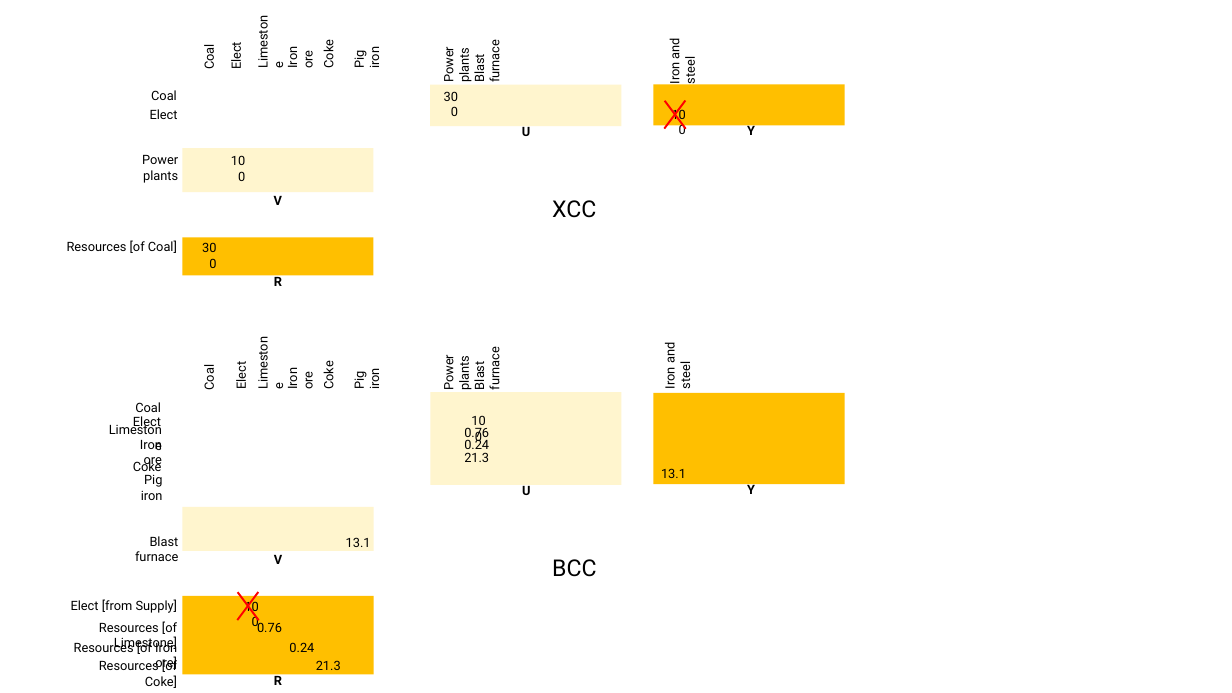
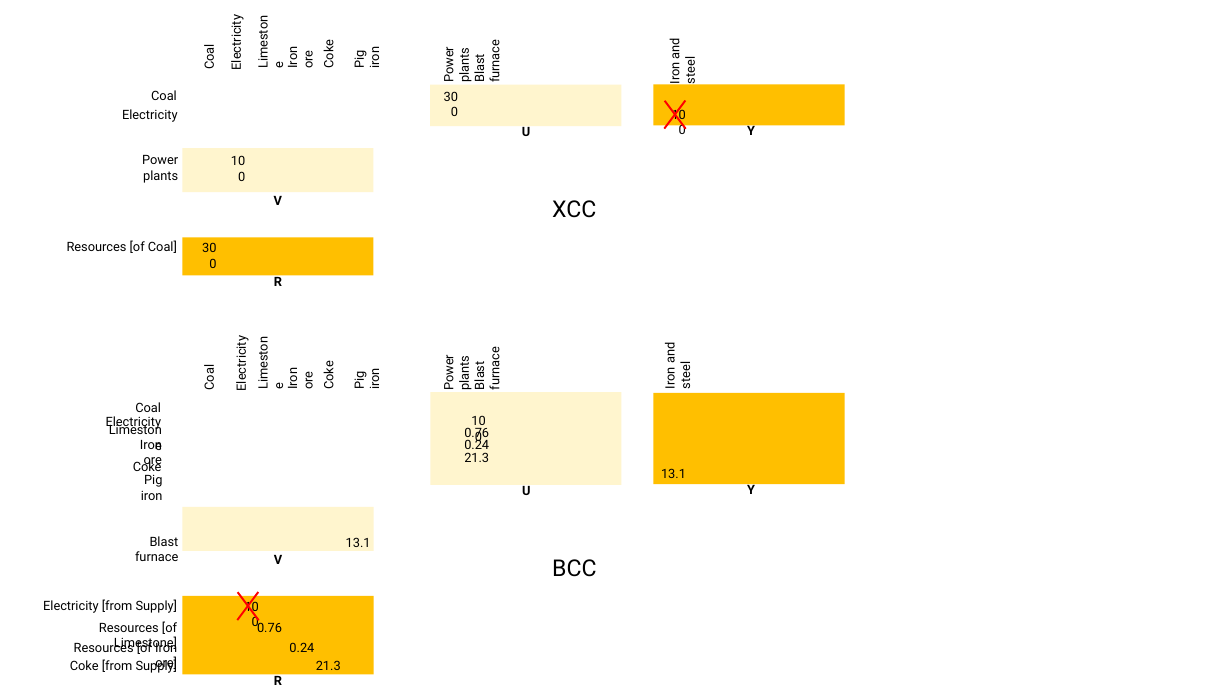
Before and after one commit to MatthewHeun/MaterialExergyPaper2025, a slide deck: slide 2 of images/BXCC_figs.pptx. Drawn at 1232x693 pixels with LibreOffice and Linux fonts; fonts in the diff are those of the drawing. Boxes give left, top, right and bottom in pixels: in the first picture for what was removed or moved away, otherwise in the second. Text is boxed around its words. In the diff, an @@ line names an element or a change of style, - is before the commit and + after.

```diff
--- a/images/BXCC_figs.pptx
+++ b/images/BXCC_figs.pptx
@@ text at bbox=[227, 21, 244, 69]: text changed @@
-Elect
+Electricity
@@ text at bbox=[122, 109, 178, 122]: text changed @@
-Elect
+Electricity
@@ text at bbox=[233, 342, 250, 390]: text changed @@
-Elect
+Electricity
@@ text at bbox=[106, 416, 162, 430]: text changed @@
-Elect
+Electricity
@@ text at bbox=[43, 599, 178, 613]: text changed @@
-Elect [from Supply]
+Electricity [from Supply]
@@ text at bbox=[70, 658, 178, 673]: text changed @@
-Resources [of Coke]
+Coke [from Supply]
```
Also in this commit, not shown: 2 other slides changed, 4 other files.
